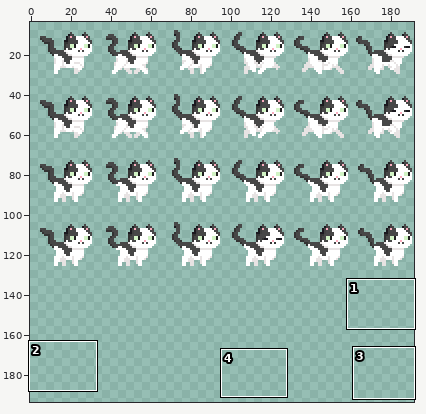
Two states of a sprite sheet, assets/textures/lola_spritesheet.png. The first picture is a wide view before the edit; the outline marks the close-up.
Close-up. Before the commit:
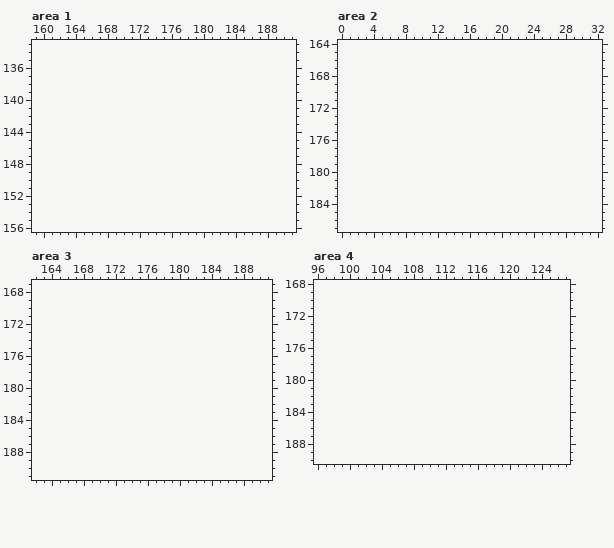
The file is 192x128 pixels. Shown: area 1: x 159..191, y 133..156; area 2: x 0..32, y 164..187; area 3: x 162..191, y 167..191; area 4: x 96..127, y 168..190. The old version is drawn lined up with the new one, on the new canvas. The wide view leaves out empty margins. The commit also changed other parts of the picture, which this record leaves out.
Palette (. is transparent): 
And afterwards:
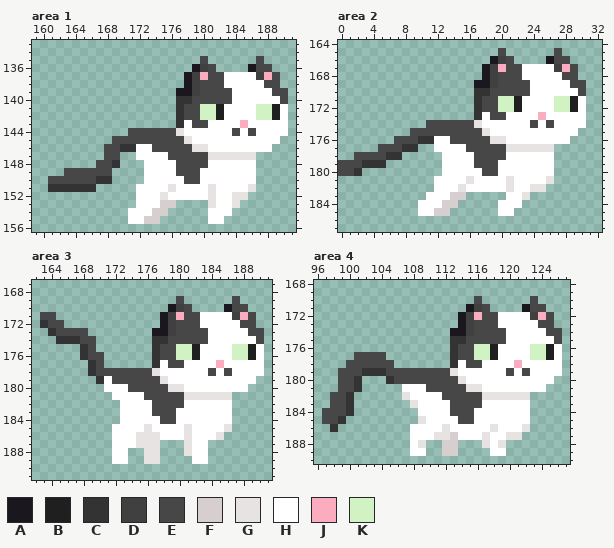
Colours new in this view: A #1a181e  B #1f1f1f  C #333333  D #404040  E #474747  F #d7cfcf  G #e7e3e3  H #ffffff  J #fbacbe  K #d1f3c4
What changed:
canvas 192x128 -> 192x640, the old top-left corner now at 1,3 (the part of the old canvas that was cut away was empty and is not shown)
Changed rows in their new state; - is an unchanged pixel.
Area 1:
first column x 161:
135 -------------------E------E---
136 ------------------ADE----AEE--
137 -----------------ADJEEHHHHDJE-
138 -----------------ADEEEHHHHHEE-
139 ----------------AADEEEEHHHHHEE
140 ----------------CCEEEEEHHHHHHE
141 ----------------CEEKKBHHHHKKBH
142 ----------------CEEKKBHHHHKKBH
143 ----------------CHEEHHHHJHHHHH
144 ----------EEEEEEGHHHHHHEHEHHHH
145 --------EEEEEEEEEGHHHHHHHHHHH-
146 -------EECCHHEEEEEGGHHHHHHHH--
147 -------EE--HHHHEEEEEGGGGGG----
148 ------EEC---HHHHEEEEHHHHHH----
149 --EEEEEE----HHHHEEEHHHHHHH----
150 EEEEEECC----HHHHHEEHHHHHHH----
151 CCCCCC-----HHHHGHHHHGHHHHG----
152 -----------HHHGHHHHHGHHGG-----
153 -----------HHHFF----GHHG------
154 ----------HHHFF-----HHH-------
155 ----------HHFF------HH--------
Area 2:
first column x 0:
165 --------------------E------E---
166 -------------------ADE----AEE--
167 ------------------ADJEEHHHHDJE-
168 ------------------ADEEEHHHHHEE-
169 -----------------AADEEEEHHHHHEE
170 -----------------CCEEEEEHHHHHHE
171 -----------------CEEKKBHHHHKKBH
172 -----------------CEEKKBHHHHKKBH
173 -----------------CHEEHHHHJHHHHH
174 -----------EEEEEEGHHHHHHEHEHHHH
175 ---------EEEEEEEEEGHHHHHHHHHHH-
176 -------EEECCHHEEEEEGGHHHHHHHH--
177 -----EEECC--HHHHEEEEEGGGGGG----
178 --EEEECC-----HHHHEEEEHHHHHH----
179 EEECCC-------HHHHEEEHHHHHHH----
180 EEC----------HHHHHEEHHHHHHH----
181 ------------HHHHGHHHHGHHHHG----
182 ------------HHHGHHHHHGHHGG-----
183 -----------HHHFF-----HHG-------
184 ----------HHHFF-----HHH--------
185 ----------HHFF------HH---------
Area 3:
first column x 163:
169 -----------------E------E---
170 ----------------ADE----AEE--
171 EE-------------ADJEEHHHHDJE-
172 CEE------------ADEEEHHHHHEE-
173 -CEEEE--------AADEEEEHHHHHEE
174 --CCCEE-------CCEEEEEHHHHHHE
175 -----CE-------CEEKKBHHHHKKBH
176 -----CEE------CEEKKBHHHHKKBH
177 ------CE------CHEEHHHHJHHHHH
178 ------CEEEEEEEGHHHHHHEHEHHHH
179 -------CHEEEEEEGHHHHHHHHHHH-
180 --------HHHEEEEEGGHHHHHHHH--
181 ---------HHHHEEEEEGGGGGG----
182 ----------HHHHEEEEHHHHHH----
183 ----------HHHHEEEHHHHHHH----
184 ----------HHHHHEEHHHHHHH----
185 ---------HHHHGHHHHGHHHHG----
186 ---------HHHGGGHHHGHHHG-----
187 ---------HHHGGG---GHH-------
188 ---------HH--GG---GHH-------
189 ---------HH--GG----HH-------
Area 4:
first column x 97:
170 -------------------E------E---
171 ------------------ADE----AEE--
172 -----------------ADJEEHHHHDJE-
173 -----------------ADEEEHHHHHEE-
174 ----------------AADEEEEHHHHHEE
175 ----------------CCEEEEEHHHHHHE
176 ----------------CEEKKBHHHHKKBH
177 ----EEEE--------CEEKKBHHHHKKBH
178 ---EEEEEE-------CHEEHHHHJHHHHH
179 --EEECCCEEEEEEEEGHHHHHHEHEHHHH
180 --EEC---CEEEEEEEEGHHHHHHHHHHH-
181 --EEC-----HHHEEEEEGGHHHHHHHH--
182 -EEC------GHHHHEEEEEGGGGGG----
183 -EEC-------GHHHHEEEEHHHHHH----
184 EEEC--------HHHHEEEHHHHHHH----
185 EEC---------GHHHHEEHHHHHHH----
186 -C---------HHHHGHHHHHGHHHG----
187 -----------HHHGGFHHHGHHGG-----
188 -----------HG--FF---GHG-------
189 -----------HH--FF----HH-------
Pixel boxes of the changes (left, top, right, bottom) in both close-ups:
added: (48, 56, 288, 224)
added: (338, 48, 586, 216)
added: (40, 296, 264, 464)
added: (322, 296, 562, 456)
